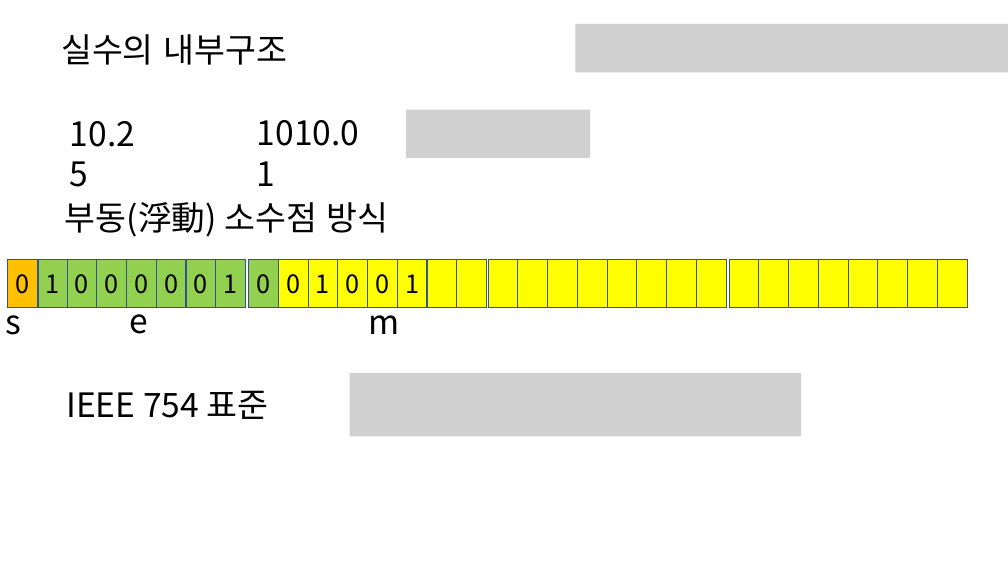
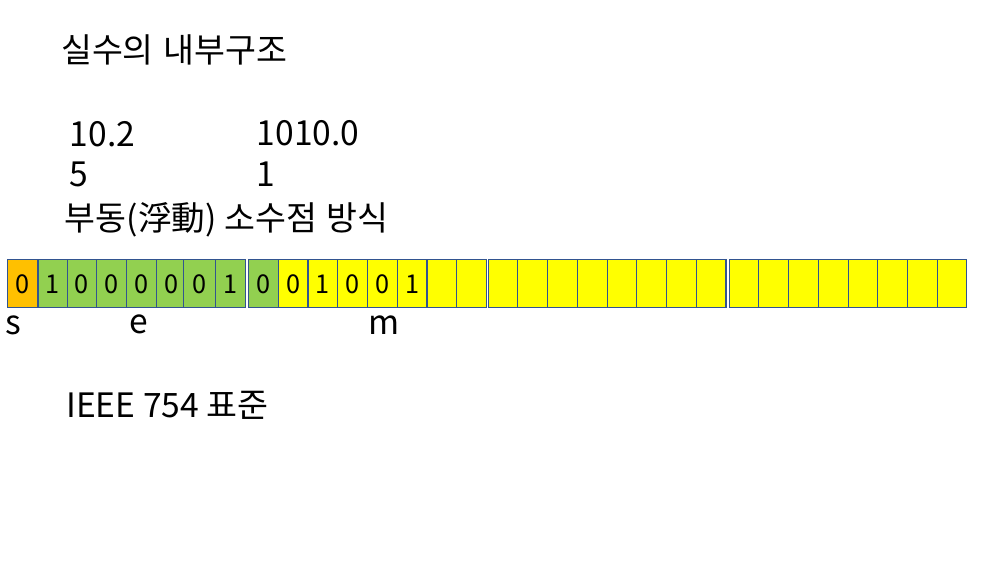
Before and after one commit to kjungmo/2020SBA_pythonAlgorithm, a slide deck: slide 5 of 파이썬.pptx. Drawn at 1008x567 pixels with LibreOffice and Linux fonts; fonts in the diff are those of the drawing; grey boxes stand for pictures. Boxes give left, top, right and bottom in pixels: in the first picture for what was removed or moved away, otherwise in the second. Text is boxed around its words. In the diff, an @@ line names an element or a change of style, - is before the commit and + after.

```diff
--- a/파이썬.pptx
+++ b/파이썬.pptx
@@ picture removed at (x1=575, y1=24, x2=1008, y2=73) @@
@@ picture removed at (x1=406, y1=110, x2=590, y2=158) @@
@@ picture removed at (x1=350, y1=373, x2=802, y2=436) @@
```
Also in this commit, not shown: 2 other slides changed.
